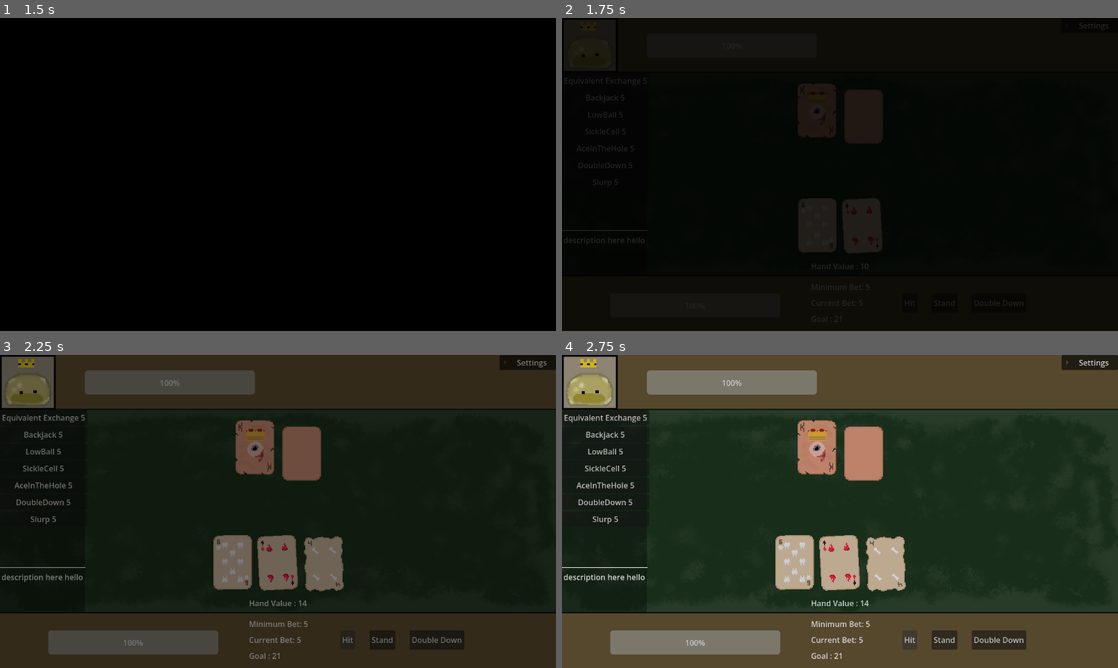
Above: before the commit, frames 1-4 (two rows, left to right).
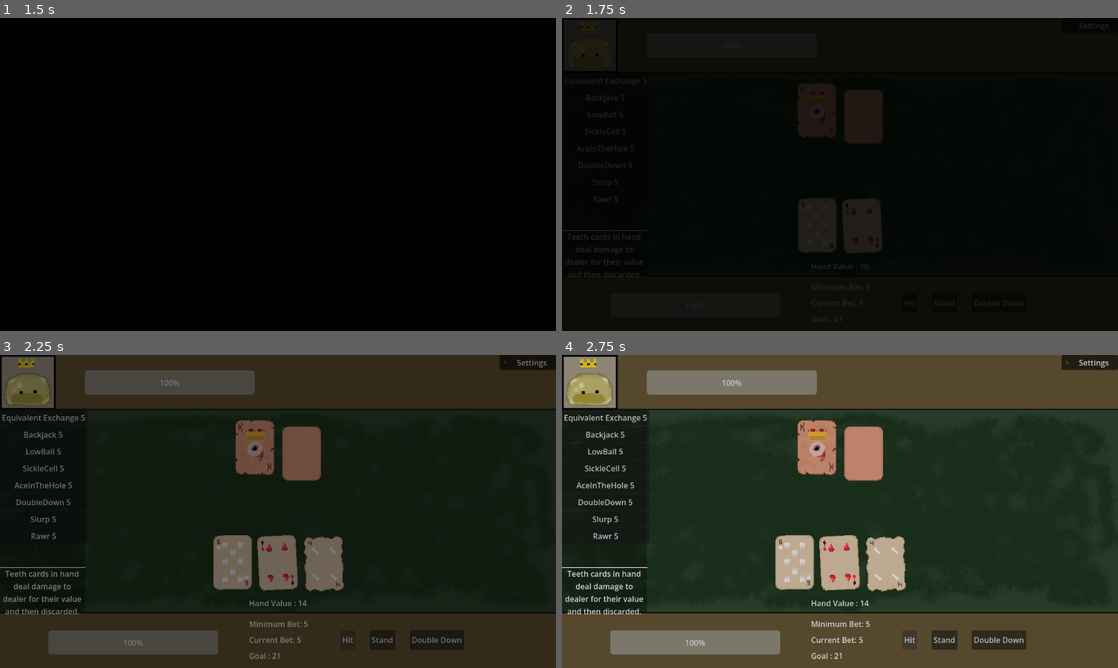
Above: after the commit, the same moments.

Repository: ZaneSoCool/GDaM-Mega-Collab-Fall-2025
Game: Godot game, scene res://Scenes/BlackJack.tscn
Same seed, same stepped clock (60 frames per second), same inputs: the game is played once before the commit and once after it. This scene is started directly instead of the project's main scene.
Inputs (mouse positions are in pixels of both pictures, inside the frame that each line leads up to):
- Up to frame 1 (1.5 s): click (44, 199) at 0.5 s, where only the run after the commit has a clickable "Rawr 5"; click "Submit" at 1.25 s
- Up to frame 2 (1.75 s): no input
- Up to frame 3 (2.25 s): click "Hit" at 2 s
- Up to frame 4 (2.75 s): no input

Frame 1 is identical in both runs. In frame 2, 0.2% of the frame differs, in the area x 0-15%, y 56-83%; in frame 3, 0.6%; in frame 4, 0.7%.

Commit message:
created rawr powerup! 🐱

Diff:
--- /dev/null
+++ b/Scenes/powerUps/rawr.tscn
@@ -0,0 +1,13 @@
+[gd_scene format=3 uid="uid://c0iy7008wpom5"]
+
+[ext_resource type="Script" uid="uid://dm4uveqbxp0m5" path="res://Scripts/powerUps/rawr.gd" id="1_ogcct"]
+
+[node name="rawr" type="Button" unique_id=1938957383]
+offset_right = 8.0
+offset_bottom = 8.0
+script = ExtResource("1_ogcct")
+powerUpName = "Rawr"
+description = "Teeth cards in hand deal damage to dealer for their value and then discarded."
+
+[connection signal="mouse_entered" from="." to="." method="_on_mouse_entered"]
+[connection signal="pressed" from="." to="." method="_on_pressed"]
--- a/Scenes/powerUps/slurp.tscn
+++ b/Scenes/powerUps/slurp.tscn
@@ -7,7 +7,7 @@
 offset_bottom = 8.0
 script = ExtResource("1_eo3hx")
 powerUpName = "Slurp"
-description = "Blood cards in hand heal you for their value."
+description = "Blood cards in hand heal you for their value and then discarded."
 
 [connection signal="mouse_entered" from="." to="." method="_on_mouse_entered"]
 [connection signal="pressed" from="." to="." method="_on_pressed"]
--- a/Scripts/Global.gd
+++ b/Scripts/Global.gd
@@ -12,7 +12,8 @@
 	"SickleCell" : 5,
 	"AceInTheHole" : 5,
 	"DoubleDown" : 5,
-	"Slurp" : 5
+	"Slurp" : 5,
+	"Rawr" : 5
 }
 
 #stores references to the scene of a powerUp
@@ -23,5 +24,6 @@
 	"SickleCell" : "res://Scenes/powerUps/sickle_cell.tscn",
 	"AceInTheHole" : "res://Scenes/powerUps/ace_in_the_hole.tscn",
 	"DoubleDown" : "res://Scenes/powerUps/double_down.tscn",
-	"Slurp" : "res://Scenes/powerUps/slurp.tscn"
+	"Slurp" : "res://Scenes/powerUps/slurp.tscn",
+	"Rawr" : "res://Scenes/powerUps/rawr.tscn"
 }
--- a/Scripts/blackjack.gd
+++ b/Scripts/blackjack.gd
@@ -108,10 +108,8 @@
 			Global.max_vitality = Global.vitality
 
 		if Global.current_dealer_vitality <= 0:
-			Global.current_dealer_vitality = 0
-			print("next level")
-			await(get_tree().create_timer(3.0).timeout)
-			SceneTransition.change_scene_to(next_scene)
+			dealerLose()
+
 		else:
 			print("player won : new round")
 			await(get_tree().create_timer(3.0).timeout)
@@ -128,6 +126,12 @@
 			print("player lost : new round")
 			await(get_tree().create_timer(3.0).timeout)
 			SceneTransition.reload_current_scene()
+
+func dealerLose():
+	Global.current_dealer_vitality = 0
+	print("next level")
+	await(get_tree().create_timer(3.0).timeout)
+	SceneTransition.change_scene_to(next_scene)
 
 #------------Game/Round Logic------------#
 
--- /dev/null
+++ b/Scripts/powerUps/rawr.gd
@@ -0,0 +1,19 @@
+extends PowerUp
+
+func localUse():
+	for card in blackJackScene.playerCards:
+		if card.card_suite == 2: #makes sure card is blood
+			Global.current_dealer_vitality -= card.card_id
+			if Global.current_dealer_vitality <= 0:
+				blackJackScene.dealerLose()
+			blackJackScene.removeCard(true, blackJackScene.getCardIndex(card.card_id, card.card_suite))
+	blackJackScene.dealer_vitality_bar.value = Global.current_dealer_vitality
+
+func canUse():
+	if blackJackScene.playerCards.is_empty():
+		return false
+	else:
+		for card in blackJackScene.playerCards:
+			if card.card_suite == 2:
+				return true
+		return false
Not shown, added: Scripts/powerUps/rawr.gd.uid
